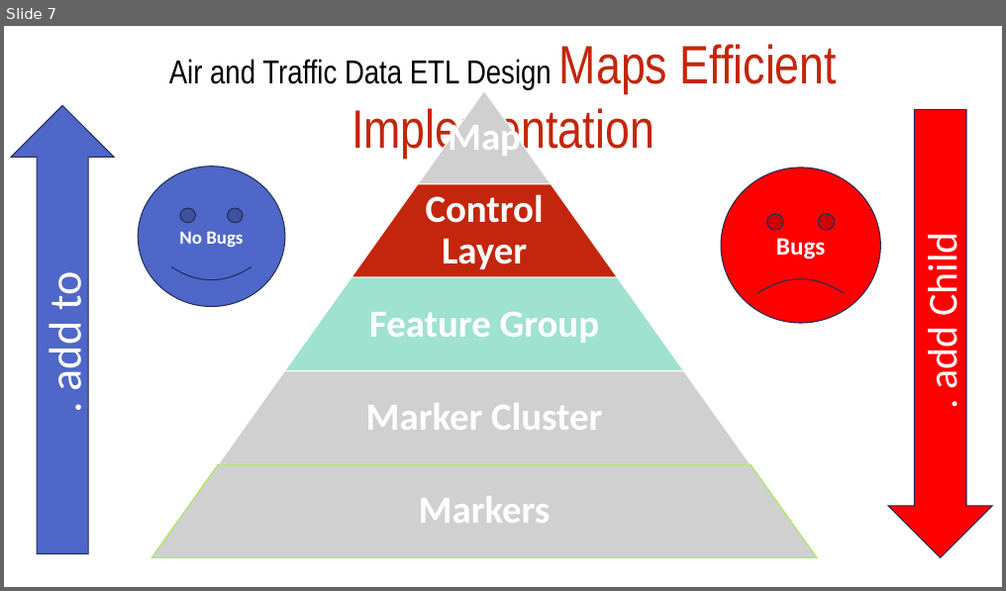
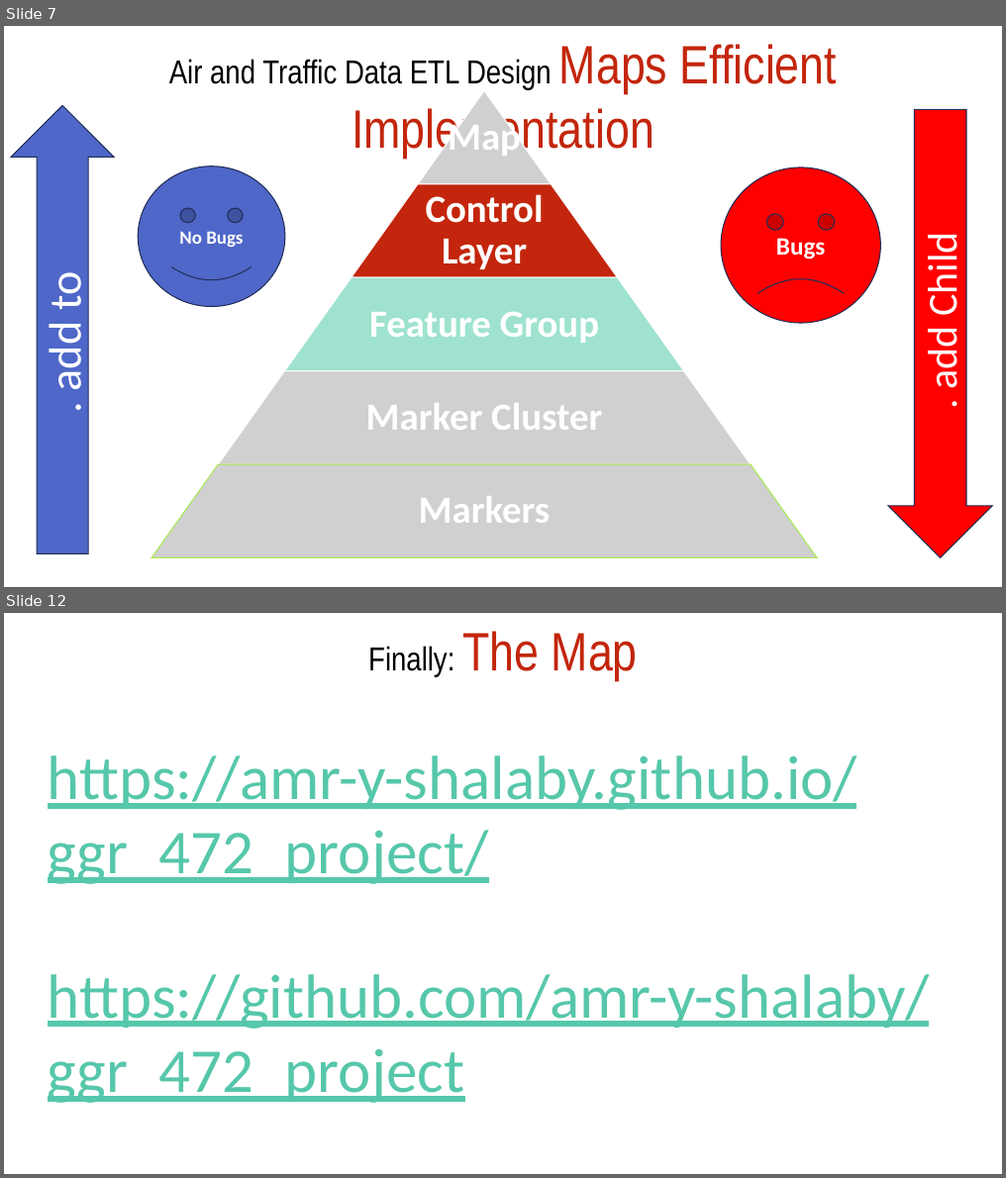
Before and after one commit to shalabyamr/Web_Maps_with_Auto_ML_Forecasts, a slide deck: Report/Pipeline_Process.pptx. Shown one above the other, each under a label of ours: slide 7 before the commit, slides 7 and 12 after it; the slides between them are not shown. The pictures are 1006x591 and 1006x1178 pixels, drawn with LibreOffice and Linux fonts; fonts in the diff are those of the drawing; grey boxes stand for pictures. Boxes give left, top, right and bottom in pixels: in the first picture for what was removed or moved away, otherwise in the second. Text is boxed around its words. In the diff, an @@ line names an element or a change of style, - is before the commit and + after.

```diff
--- a/Report/Pipeline_Process.pptx
+++ b/Report/Pipeline_Process.pptx
@@ slide 12 added at box(4, 613, 1002, 1174), background #FFFFFF @@
@@ text added at box(368, 631, 638, 680), 32 pt, text #000000 @@
+Finally: The Map
@@ text added at box(48, 756, 857, 884), 60 pt, text #56C7AA, underline @@
+https://amr-y-shalaby.github.io/ggr_472_project/
@@ text added at box(48, 974, 930, 1103), 60 pt, text #56C7AA, underline @@
+https://github.com/amr-y-shalaby/ggr_472_project
```
Also in this commit, not shown: 1 slide changed, 3 other slides added, 2 other files.
